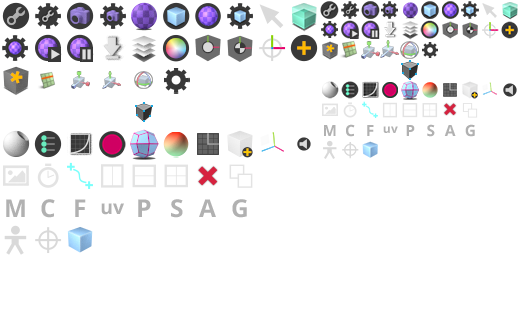
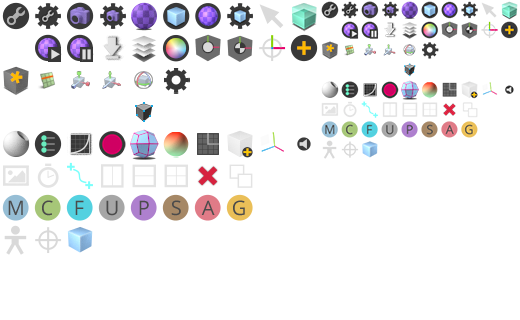
Layer changes from the first (520, 320) image to the second:
renamed "iconBuilder_AdidasLayersMeshTooling_32 copy" to "32 copy", painted on it over [321, 1, 518, 159]
removed layer "A" (2nd of 2) over [199, 199, 216, 217]
removed layer "M" (2nd of 2) over [6, 199, 25, 217]
removed layer "iconBuilder_ListsItems_32 copy 2" (1st of 2) over [461, 1, 479, 19]
removed layer "iconBuilder_DUI_toolbox_32 copy 2" (1st of 2) over [341, 1, 359, 19]
removed layer "iconBuilder_ViewsCamera_32 copy 2" (1st of 2) over [381, 1, 398, 19]
removed layer "iconBuilder_ModesColor_32 copy" over [420, 20, 439, 39]
removed layer "iconBuilder_ListsItems_32 copy 2" (2nd of 2) over [421, 1, 439, 19]
removed layer "iconBuilder_DUI_toolbox_32 copy 2" (2nd of 2) over [320, 1, 339, 19]
removed layer "iconBuilder_ViewsCamera_32 copy 2" (2nd of 2) over [361, 1, 380, 19]
removed layer "Layer 75" over [361, 20, 380, 39]
removed layer "Rectangle 1 copy" over [341, 20, 359, 39]
removed layer "iconBuilder_SketchLayers_32 copy" over [402, 21, 419, 40]
removed layer "iconBuilder_ListsRenderSphere_32 copy 2" (2nd of 2) over [442, 1, 459, 19]
removed layer "iconBuilder_ListsRenderSphere_32 copy" over [2, 35, 28, 61]
renamed "iconBuilder_ModesColor_32" to "32", painted on it over [2, 35, 253, 221]
removed layer "Layer 72" over [340, 40, 358, 58]
removed layer "Layer 44" over [401, 60, 419, 80]
removed layer "Layer 43" over [400, 41, 419, 59]
removed layer "Layer 41" over [380, 40, 399, 58]
removed layer "Layer 40" over [361, 41, 380, 59]
removed layer "iconBuilder_Shoot_Groups_32 copy" over [341, 81, 359, 99]
removed layer "iconBuilder_Shoot_Curves_32 copy" over [360, 81, 380, 99]
removed layer "iconBuilder_toolsSubSDS_32 copy" over [401, 81, 419, 100]
…and 42 more changes (42 removed)
